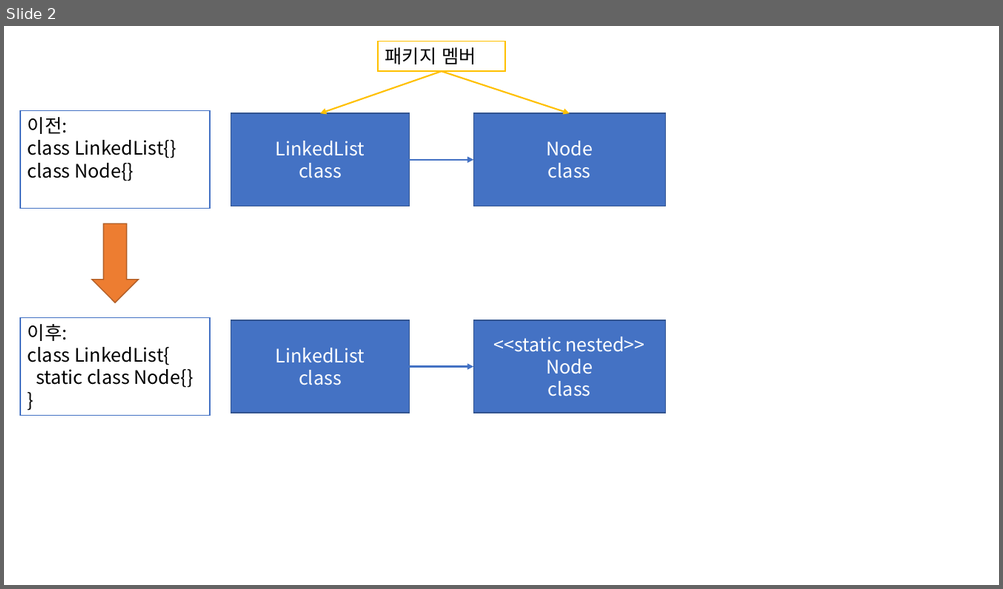
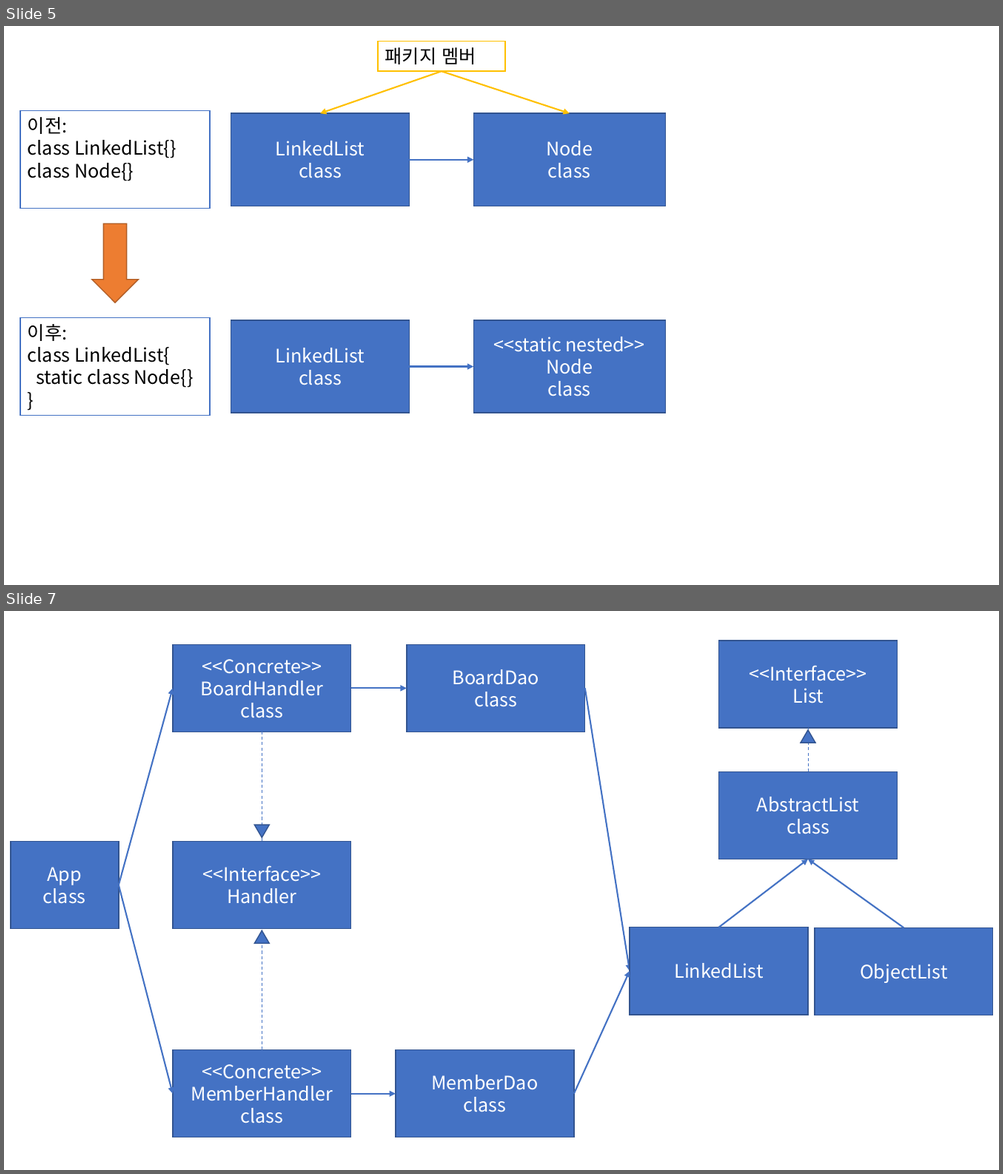
Before and after one commit to Dingadung/2022-study-workspace, a slide deck: study-note/자바/2022-08-03 내용정리 .pptx. Shown one above the other, each under a label of ours: slide 2 before the commit, slides 5 and 7 after it; the slides between them are not shown. The pictures are 1003x589 and 1003x1174 pixels, drawn with LibreOffice and Linux fonts; fonts in the diff are those of the drawing. Boxes give left, top, right and bottom in pixels: in the first picture for what was removed or moved away, otherwise in the second. Text is boxed around its words. In the diff, an @@ line names an element or a change of style, - is before the commit and + after.

```diff
--- a/study-note/자바/2022-08-03 내용정리 .pptx
+++ b/study-note/자바/2022-08-03 내용정리 .pptx
@@ slide 7 added at bbox=[4, 611, 999, 1170], background #FFFFFF @@
@@ rectangle added at bbox=[173, 644, 351, 732], fill #4472C4, outline #325491 1 pt, 18 pt, text #FFFFFF @@
+<<Concrete>>
+BoardHandler
+class
@@ rectangle added at bbox=[407, 644, 585, 732], fill #4472C4, outline #325491 1 pt, 18 pt, text #FFFFFF @@
+BoardDao
+class
@@ rectangle added at bbox=[719, 641, 897, 728], fill #4472C4, outline #325491 1 pt, 18 pt, text #FFFFFF @@
+<<Interface>>
+List
@@ arrow added from (119, 886) to (173, 689), #4472C4 1.5 pt @@
@@ arrow added from (351, 689) to (407, 689), #4472C4 1.5 pt @@
@@ arrow added from (585, 689) to (629, 971), #4472C4 1.5 pt @@
@@ line added from (262, 842) to (262, 732), #4472C4 0.75 pt dashed @@
@@ triangle added at bbox=[801, 730, 816, 743], fill #4472C4, outline #325491 1 pt @@
@@ line added from (808, 772) to (808, 728), #4472C4 0.75 pt dashed @@
@@ rectangle added at bbox=[719, 772, 897, 860], fill #4472C4, outline #325491 1 pt, 18 pt, text #FFFFFF @@
+AbstractList
+class
@@ triangle added at bbox=[255, 825, 270, 838], fill #4472C4, outline #325491 1 pt @@
@@ rectangle added at bbox=[11, 842, 119, 929], fill #4472C4, outline #325491 1 pt, 18 pt, text #FFFFFF @@
+App
+class
@@ rectangle added at bbox=[173, 842, 351, 929], fill #4472C4, outline #325491 1 pt, 18 pt, text #FFFFFF @@
+<<Interface>>
+Handler
@@ arrow added from (719, 927) to (808, 860), #4472C4 1.5 pt @@
@@ arrow added from (904, 928) to (808, 860), #4472C4 1.5 pt @@
@@ arrow added from (119, 886) to (173, 1094), #4472C4 1.5 pt @@
@@ triangle added at bbox=[255, 931, 270, 944], fill #4472C4, outline #325491 1 pt @@
@@ line added from (262, 1051) to (262, 929), #4472C4 0.75 pt dashed @@
@@ rectangle added at bbox=[629, 927, 808, 1014], fill #4472C4, outline #325491 1 pt, 18 pt, text #FFFFFF @@
+LinkedList
@@ rectangle added at bbox=[814, 928, 993, 1015], fill #4472C4, outline #325491 1 pt, 18 pt, text #FFFFFF @@
+ObjectList
@@ arrow added from (574, 1094) to (629, 971), #4472C4 1.5 pt @@
@@ rectangle added at bbox=[173, 1051, 351, 1138], fill #4472C4, outline #325491 1 pt, 18 pt, text #FFFFFF @@
+<<Concrete>>
+MemberHandler
+class
@@ rectangle added at bbox=[395, 1051, 574, 1138], fill #4472C4, outline #325491 1 pt, 18 pt, text #FFFFFF @@
+MemberDao
+class
@@ arrow added from (351, 1094) to (395, 1094), #4472C4 1.5 pt @@
@@ what was slide 2 is now slide 5 @@
```
Also in this commit, not shown: 4 other slides added, 3 other files.
